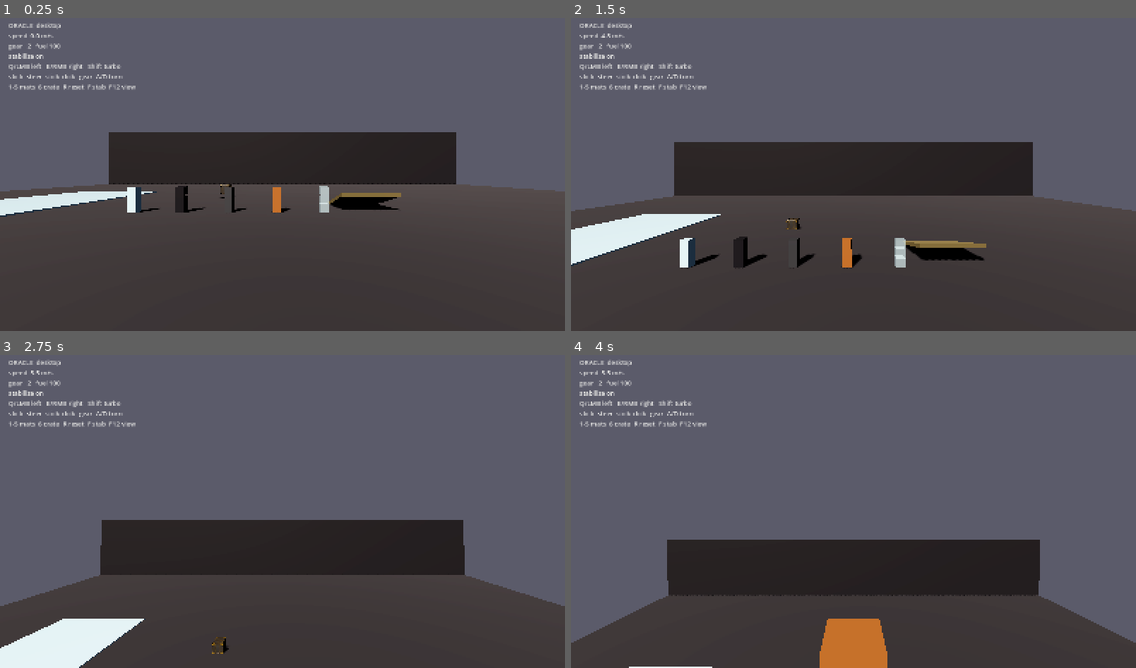
Above: before the commit, frames 1-4 (two rows, left to right).
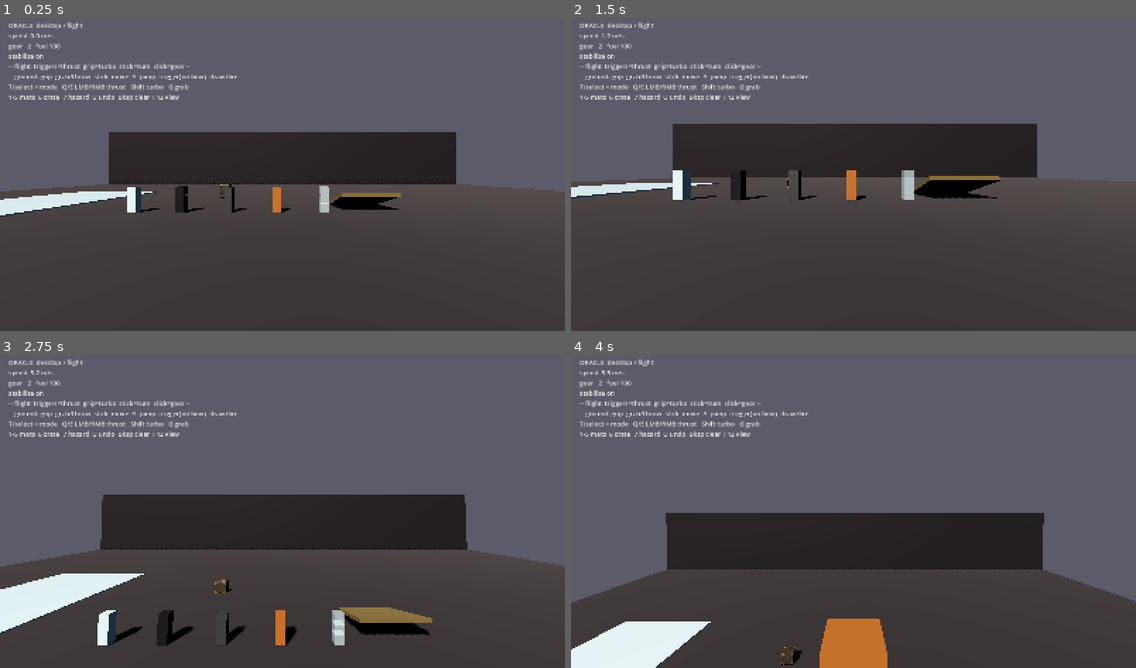
Above: after the commit, the same moments.

Repository: Jpalmer95/oracle-playground
Game: Godot game, scene res://scenes/main.tscn
Two runs of this game, one before a commit and one after it. Both use one fixed random seed, a clock stepped at 60 frames per second and the inputs below.
Inputs (mouse positions are in pixels of both pictures, inside the frame that each line leads up to):
- Up to frame 1 (0.25 s): no input
- Up to frame 2 (1.5 s): tap Enter at 0.5 s; move the mouse to (881, 171) at 0.52 s; hold G 0.53-1.28 s; hold W from 0.53 s (still down); click (881, 171) at 0.67 s; tap Space at 0.77, 1.07 s; tap T at 0.8, 1.35 s; move the mouse to (825, 174) at 1.27 s
- Up to frame 3 (2.75 s): keep holding W; tap Space at 1.52, 1.82 s; tap 1 at 1.55, 2.1 s; move the mouse to (293, 505) at 2.02 s; tap 2 at 2.3 s
- Up to frame 4 (4 s): keep holding W; move the mouse to (847, 514) at 2.77 s; tap 2 at 2.85 s; click (847, 514) at 2.92 s; tap Space at 3.02, 3.32, 3.77 s; tap 3 at 3.05, 3.6 s; move the mouse to (893, 514) at 3.52 s; tap 4 at 3.8 s

The runs differ from the first frame. In frame 1, 1.2% of the frame differs, in the area x 1-42%, y 1-27%; in frame 2, 16%; in frame 3, 22%, in the area x 0-100%, y 1-100%; in frame 4, 19%.

Commit message:
feat: Phase 4 - ground mode with grab/throw, density, bow & arrow
Mode split: flight and ground are separate control schemes. Toggle with T
(desktop) or menu/select button (XR). Flight keeps thrusters/turbo/gear; ground
owns locomotion (walk/turn/jump) + grab/throw + bow, gravity on.

- Grabber3D: per-hand grab of nearest 'grabbable' prop, kinematic hold at a
  fixed hand offset, release throws with smoothed hand velocity (faster
  controller motion = faster throw). Pure physics => headless-testable.
- BowProp + ArrowProp: grabbable bow (draw scales launch speed, arrows inherit
  bow velocity); physics arrow that sticks on impact. Basic arrow only.
- Density: mass already derives from per-material density; a test now asserts
  the metal > ice > wood ordering so heavy objects knock light ones harder.
- Every spawned prop registers in 'grabbable' group (materials + imported GLBs).
- Builder kinds 'bow'/'arrow' + a 'weapons' palette in tools.json.
- HUD + README updated with mode/control hints.

45 headless tests pass (grab/throw velocity, bow fire speed ~ draw*power,
density ordering, mode gravity split).

Diff:
--- a/godot/config/tools.json
+++ b/godot/config/tools.json
@@ -18,6 +18,13 @@
       "tools": [
         "undo",
         "clear"
+      ]
+    },
+    "weapons": {
+      "name": "Weapons",
+      "tools": [
+        "bow",
+        "arrow"
       ]
     }
   },
@@ -64,6 +71,16 @@
       "kind": "glb",
       "params": { "path": "res://assets/imported/hazard_crate.glb" }
     },
+    "bow": {
+      "name": "Bow",
+      "category": "weapon",
+      "kind": "bow"
+    },
+    "arrow": {
+      "name": "Arrow",
+      "category": "weapon",
+      "kind": "arrow"
+    },
     "undo": {
       "name": "Undo",
       "category": "action",
--- /dev/null
+++ b/godot/scripts/arrow.gd
@@ -0,0 +1,54 @@
+extends RigidBody3D
+class_name ArrowProp
+## A physics arrow: slim shaft + tip, sticks where it lands.
+## Launched by BowProp.fire(); speed = draw distance * bow power.
+
+@export var stick_threshold := 3.0    # m/s; below this on impact, embed
+@export var lifetime := 12.0          # seconds before despawn if unrecovered
+
+var _armed := false                   # ignores self/spawn collisions until armed
+var _age := 0.0
+
+
+func _ready() -> void:
+	continuous_cd = true
+	contact_monitor = true
+	max_contacts_reported = 4
+	collision_layer = 8                # arrows: own layer so they hit props/world
+	collision_mask = 1 | 4             # world + props (not the player layer 2)
+	body_entered.connect(_on_impact)
+	# Arm after one frame so spawning inside the bow doesn't self-collide.
+	await get_tree().physics_frame
+	_armed = true
+
+
+func _physics_process(delta: float) -> void:
+	_age += delta
+	if _age > lifetime:
+		queue_free()
+		return
+	if not _armed:
+		return
+	# Always point the arrow along its velocity so flight looks right.
+	if linear_velocity.length() > 2.0:
+		var dir := linear_velocity.normalized()
+		var up := dir.cross(Vector3.RIGHT).normalized()
+		if up.length() < 0.1:
+			up = Vector3.UP
+		var x := up.cross(dir).normalized()
+		global_transform.basis = Basis(x, up, dir)
+
+
+func _on_impact(other: Node) -> void:
+	if not _armed or _age > lifetime:
+		return
+	if other is ArrowProp:
+		return
+	# Sticks into whatever it hit: kill sleep + heavily damp.
+	if linear_velocity.length() < stick_threshold * 2.0:
+		linear_velocity = Vector3.ZERO
+		angular_velocity = Vector3.ZERO
+		continuous_cd = false
+		can_sleep = true
+		# clip lifetime shorter once embedded so arrows don't pile up
+		_age = lifetime - 4.0
--- /dev/null
+++ b/godot/scripts/bow.gd
@@ -0,0 +1,41 @@
+extends RigidBody3D
+class_name BowProp
+## A grabbable bow. Draw distance scales arrow launch speed.
+## Basic arrow only; piercing/splitting/flaming/explosive are payload params later.
+
+const ArrowScript := preload("res://scripts/arrow.gd")
+
+@export var power := 60.0          # m/s per meter of draw
+@export var max_draw := 0.5        # meters
+@export var nock_offset := 0.15    # arrow spawn distance in front of grip
+
+var _draw := 0.0                   # 0..max_draw, driven by whichever hand holds it
+
+
+func _ready() -> void:
+	mass = 1.5
+	continuous_cd = true
+	collision_layer = 4             # props layer (grabbable)
+	collision_mask = 5
+
+
+func set_draw(d: float) -> void:
+	_draw = clampf(d, 0.0, max_draw)
+
+
+func draw_fraction() -> float:
+	return _draw / max_draw if max_draw > 0.0 else 0.0
+
+
+func fire() -> ArrowProp:
+	## Creates + launches an arrow along the bow's forward (-Z), speed ~ draw*power.
+	var fwd := -global_transform.basis.z.normalized()
+	var arrow := ArrowScript.new()
+	arrow.position = global_transform.origin + fwd * nock_offset
+	arrow.mass = 0.08
+	get_parent().add_child(arrow)
+	# Arrow's _ready orients it along velocity; here we just set velocity and let
+	# the arrow align itself once armed. Add bow's own velocity (walker may be moving).
+	var speed := draw_fraction() * power
+	arrow.linear_velocity = fwd * speed + linear_velocity
+	return arrow
--- a/godot/scripts/builder.gd
+++ b/godot/scripts/builder.gd
@@ -7,6 +7,8 @@
 signal tool_undone()
 
 const DestructibleScript := preload("res://scripts/destructible.gd")
+const BowScript := preload("res://scripts/bow.gd")
+const ArrowScript := preload("res://scripts/arrow.gd")
 
 var _undo: Array = []       # most-recent-last; holds Node references
 var _parent: Node3D = null
@@ -38,6 +40,10 @@
 			node = _spawn_destructible(params.get("material", "wood"), at, params.get("size", 0.6))
 		"glb":
 			node = _spawn_glb(params.get("path", ""), at)
+		"bow":
+			node = _spawn_bow(at)
+		"arrow":
+			node = _spawn_arrow(at)
 		"undo":
 			undo()
 			return null
@@ -92,6 +98,68 @@
 	return body
 
 
+func _spawn_bow(at: Vector3) -> RigidBody3D:
+	var bow := BowScript.new()
+	bow.position = at
+	_target_parent().add_child(bow)
+	bow.add_child(_make_bow_visual())
+	var col := CollisionShape3D.new()
+	var box := BoxShape3D.new()
+	box.size = Vector3(0.06, 0.6, 0.08)
+	col.shape = box
+	bow.add_child(col)
+	bow.add_to_group("grabbable")
+	return bow
+
+
+func _spawn_arrow(at: Vector3) -> RigidBody3D:
+	var arrow: RigidBody3D = ArrowScript.new()
+	arrow.position = at
+	_target_parent().add_child(arrow)
+	arrow.rotate_x(PI * 0.5)  # lay shaft along forward (-Z) once spawned
+	var col := CollisionShape3D.new()
+	var cap := CylinderShape3D.new()
+	cap.height = 0.5
+	cap.radius = 0.015
+	col.shape = cap
+	arrow.add_child(col)
+	arrow.add_to_group("grabbable")
+	return arrow
+
+
+func _make_bow_visual() -> Node3D:
+	## Simple bow: a curved-ish limb (two prisms) + a string line. Placeholder
+	## geometry until a Trellis/Blender bow is dropped into assets/imported.
+	var root := Node3D.new()
+	var mat := StandardMaterial3D.new()
+	mat.albedo_color = Color(0.32, 0.22, 0.12)
+	mat.roughness = 0.5
+
+	var limb := MeshInstance3D.new()
+	var prism := PrismMesh.new()
+	prism.size = Vector3(0.05, 0.62, 0.05)
+	limb.mesh = prism
+	limb.material_override = mat
+	limb.position = Vector3(0, 0, 0)
+	root.add_child(limb)
+
+	var top := MeshInstance3D.new()
+	var prism2 := PrismMesh.new()
+	prism2.size = Vector3(0.045, 0.3, 0.045)
+	prism2.subdivide_depth = 2
+	top.mesh = prism2
+	top.material_override = mat
+	top.position = Vector3(0, 0.28, 0.0)
+	top.rotation_degrees = Vector3(0, 0, 25)
+	root.add_child(top)
+
+	var bottom := top.duplicate()
+	bottom.position = Vector3(0, -0.28, 0.0)
+	bottom.rotation_degrees = Vector3(0, 0, 180 - 25)
+	root.add_child(bottom)
+	return root
+
+
 func undo() -> bool:
 	while not _undo.is_empty():
 		var node: Node = _undo.pop_back()
--- /dev/null
+++ b/godot/scripts/grabber.gd
@@ -0,0 +1,101 @@
+extends Node3D
+class_name Grabber3D
+## Per-hand grab/throw component. Pure physics — the player reads input and
+## calls grab_nearest()/release(); this node measures hand velocity and holds
+## the grabbed body at a fixed hand-local offset (kinematic-style via freeze
+## + per-frame transform) so throwing inherits controller motion.
+
+@export var reach := 0.75                 # max grab distance from hand
+@export var throw_scale := 1.0            # multiplier on hand velocity at release
+@export var velocity_smooth := 0.25       # lerp factor toward instantaneous vel
+
+var hand: Node3D = null                   # tracked hand (XRController3D / marker)
+var held: RigidBody3D = null              # currently grabbed body
+
+var _offset := Transform3D.IDENTITY       # hand-local transform of held body
+var _v := Vector3.ZERO                    # smoothed hand linear velocity
+var _w := Vector3.ZERO                    # smoothed hand angular velocity
+var _prev_pos := Vector3.ZERO
+var _prev_basis := Basis.IDENTITY
+var _has_prev := false
+
+
+func _physics_process(delta: float) -> void:
+	if hand == null:
+		return
+	_measure(delta)
+	if held != null:
+		_apply_hold()
+
+
+func _measure(delta: float) -> void:
+	var p := hand.global_position
+	var b := hand.global_transform.basis
+	if _has_prev and delta > 0.0:
+		var inst := (p - _prev_pos) / delta
+		_v = _v.lerp(inst, velocity_smooth)
+		# Angular velocity from rotation delta (small-angle axis).
+		var rdelta := b * _prev_basis.inverse()
+		var axis := rdelta.get_rotation_quaternion().get_axis()
+		var angle := rdelta.get_rotation_quaternion().get_angle()
+		var inst_w := axis * (angle / delta) if (axis.length() > 0.001 and delta > 0.0) else Vector3.ZERO
+		_w = _w.lerp(inst_w, velocity_smooth)
+	_prev_pos = p
+	_prev_basis = b
+	_has_prev = true
+
+
+func grab_nearest() -> RigidBody3D:
+	if hand == null:
+		return null
+	var best: RigidBody3D = null
+	var best_d := reach
+	for node in get_tree().get_nodes_in_group("grabbable"):
+		if not (node is RigidBody3D) or node == get_parent():
+			continue
+		if not is_instance_valid(node):
+			continue
+		var d := hand.global_position.distance_to(node.global_position)
+		if d <= best_d:
+			best_d = d
+			best = node
+	if best == null:
+		return null
+	begin_hold(best)
+	return best
+
+
+func begin_hold(body: RigidBody3D) -> void:
+	held = body
+	# Store hand-local offset so the body keeps its exact grasp pose.
+	var hi := hand.global_transform.affine_inverse()
+	_offset = hi * body.global_transform
+	body.freeze = true
+	body.freeze_mode = RigidBody3D.FREEZE_MODE_KINEMATIC
+	# Vanish hand velocity so the first frame of hold doesn't snap.
+	_v = Vector3.ZERO
+	_w = Vector3.ZERO
+
+
+func _apply_hold() -> void:
+	if held == null or not is_instance_valid(held):
+		held = null
+		return
+	var target := hand.global_transform * _offset
+	held.global_position = target.origin
+	held.global_transform.basis = target.basis
+
+
+func release() -> RigidBody3D:
+	var body := held
+	held = null
+	if body == null or not is_instance_valid(body):
+		return body
+	body.freeze = false
+	body.linear_velocity = _v * throw_scale
+	body.angular_velocity = _w * 0.15
+	return body
+
+
+func has_body() -> bool:
+	return held != null and is_instance_valid(held)
--- a/godot/scripts/hud.gd
+++ b/godot/scripts/hud.gd
@@ -1,5 +1,5 @@
 extends CanvasLayer
-## Minimal charcoal HUD: speed, gear, fuel, mode.
+## Minimal charcoal HUD: mode, speed, gear, fuel, and control hints.
 
 var _player: OraclePlayer
 var _label: Label
@@ -24,8 +24,10 @@
 	if DisplayServer.get_name() == "headless":
 		mode = "headless"
 	var stab := "on" if _player.stabilize_upright else "off"
-	_label.text = "ORACLE  %s\nspeed  %.1f m/s\ngear   %d   fuel %.0f\nstabilize %s\nQ/LMB left   E/RMB right   Shift turbo\nstick=steer  stick-click=gear  A/D turn\n1-5 mats  6 crate  R reset  F stab  F12 view" % [
+	var pmode := "ground" if _player.is_ground_mode() else "flight"
+	_label.text = "ORACLE  %s / %s\nspeed  %.1f m/s\ngear   %d   fuel %.0f\nstabilize %s\n-- flight: triggers=thrust  grip=turbo  stick=turn  click=gear --\n-- ground: grip=grab/throw  stick=move  A=jump  trigger(on bow)=draw/fire --\nT/select = mode   Q/E LMB/RMB thrust   Shift turbo   G grab\n1-5 mats  6 crate  7 hazard  U undo  Bksp clear  F12 view" % [
 		mode,
+		pmode,
 		_player.linear_velocity.length(),
 		_player.gear,
 		_player.booster_fuel,
--- a/godot/scripts/imported_props.gd
+++ b/godot/scripts/imported_props.gd
@@ -63,6 +63,7 @@
 		box.size = Vector3.ONE
 		col.shape = box
 	body.add_child(col)
+	body.add_to_group("grabbable")
 	if parent:
 		parent.add_child(body)
 	return body
--- a/godot/scripts/materials.gd
+++ b/godot/scripts/materials.gd
@@ -62,6 +62,7 @@
 	body.add_child(mesh)
 	body.add_child(col)
 	body.position = at
+	body.add_to_group("grabbable")
 	if parent:
 		parent.add_child(body)
 	return body
--- a/godot/scripts/player.gd
+++ b/godot/scripts/player.gd
@@ -21,6 +21,10 @@
 @export var max_booster_fuel := 100.0
 @export var booster_drain := 28.0
 @export var booster_recharge := 18.0
+# Ground mode (throw/grab/bow). Separate from flight — no shared inputs.
+@export var walk_speed := 3.5
+@export var jump_impulse := 5.0
+@export var reach := 0.7
 
 var gear := 2
 var booster_fuel := 100.0
@@ -31,6 +35,11 @@
 var _gear_cooldown := 0.0
 var _left_click_was := false
 var _right_click_was := false
+var _ground_mode := false
+var _left_grabber: Grabber3D
+var _right_grabber: Grabber3D
+var _mode_edge_was := false
+var _jump_was := false
 
 var _left: Node3D
 var _right: Node3D
@@ -134,6 +143,18 @@
 		_body_mesh.material_override = mat
 		add_child(_body_mesh)
 
+	# Grabbers (ground mode only) — one per hand.
+	if _left_grabber == null:
+		_left_grabber = Grabber3D.new()
+		_left_grabber.name = "LeftGrabber"
+		add_child(_left_grabber)
+		_left_grabber.reach = reach
+	if _right_grabber == null:
+		_right_grabber = Grabber3D.new()
+		_right_grabber.name = "RightGrabber"
+		add_child(_right_grabber)
+		_right_grabber.reach = reach
+
 
 func _try_start_xr() -> void:
 	# OpenXR must be initialized by the engine at startup (Vulkan).
@@ -211,6 +232,13 @@
 
 func _physics_process(delta: float) -> void:
 	_handle_meta_keys(delta)
+	if _ground_mode:
+		_ground_physics(delta)
+	else:
+		_flight_physics(delta)
+
+
+func _flight_physics(delta: float) -> void:
 	var left_amt := left_trigger()
 	var right_amt := right_trigger()
 	var turbo := _turbo_held()
@@ -256,6 +284,163 @@
 	# XR: move the tracked rig with the body, position only (never rotation).
 	if xr_active and _xr_origin:
 		_xr_origin.global_position = global_position
+
+
+func _ground_physics(delta: float) -> void:
+	# Ground mode owns grab/throw + bow. No thrusters, no gear, no flight drag.
+	_left_grabber.hand = _active_left()
+	_right_grabber.hand = _active_right()
+
+	# Locomotion: walk via stick, turn via stick, jump via button.
+	_move_walk(delta)
+	_turn_walk(delta)
+	_handle_jump()
+
+	# Grab/throw: grip to hold, release to throw.
+	_handle_grab(_left_grabber, _grip_left())
+	_handle_grab(_right_grabber, _grip_right())
+
+	# Bow draw + fire.
+	_handle_bow()
+
+	# A grounded body must settle; keep it upright and damp spin lightly.
+	if stabilize_upright:
+		_stabilize(delta)
+
+	if xr_active and _xr_origin:
+		_xr_origin.global_position = global_position
+
+
+func _move_walk(delta: float) -> void:
+	var stick := _move_axis()
+	if stick.length() < 0.15:
+		return
+	var yaw := 0.0
+	if xr_active and _xr_origin:
+		yaw = _xr_origin.global_transform.basis.get_euler().y
+	else:
+		yaw = look_yaw
+	var dir := Vector3(stick.x, 0.0, stick.y).rotated(Vector3.UP, -yaw)
+	# Replace horizontal velocity while preserving gravity-driven vertical.
+	linear_velocity = Vector3(dir.x * walk_speed, linear_velocity.y, dir.z * walk_speed)
+
+
+func _turn_walk(_delta: float) -> void:
+	var yaw := _yaw_axis()
+	if absf(yaw) <= 0.15:
+		return
+	# Ground turning is frame-rate independent but applied as a direct yaw.
+	var turn := -yaw * turn_rate * get_physics_process_delta_time()
+	if xr_active:
+		_xr_origin.rotate_y(turn)
+	else:
+		look_yaw += turn
+		rotation = Vector3(0, look_yaw, 0)
+
+
+func _move_axis() -> Vector2:
+	if xr_active and _xr_left:
+		return _xr_left.get_vector2("primary")
+	if DisplayServer.get_name() == "headless":
+		return Vector2.ZERO
+	var v := Vector2.ZERO
+	if Input.is_physical_key_pressed(KEY_W):
+		v.y -= 1.0
+	if Input.is_physical_key_pressed(KEY_S):
+		v.y += 1.0
+	if Input.is_physical_key_pressed(KEY_A):
+		v.x -= 1.0
+	if Input.is_physical_key_pressed(KEY_D):
+		v.x += 1.0
+	return v
+
+
+func _handle_jump() -> void:
+	var down := _jump_pressed()
+	var edge := down and not _jump_was
+	_jump_was = down
+	if edge and _is_grounded():
+		linear_velocity.y = jump_impulse
+
+
+func _jump_pressed() -> bool:
+	if xr_active:
+		return _xr_left != null and _xr_left.is_button_pressed("ax_button")
+	if DisplayServer.get_name() == "headless":
+		return false
+	return Input.is_physical_key_pressed(KEY_SPACE)
+
+
+func _is_grounded() -> bool:
+	# Ray down a short distance from the capsule bottom.
+	var from := global_position + Vector3(0, 0.1, 0)
+	var to := from + Vector3.DOWN * 0.9
+	var space := get_world_3d().direct_space_state
+	var q := PhysicsRayQueryParameters3D.create(from, to, 1)
+	q.exclude = [get_rid()]
+	return not space.intersect_ray(q).is_empty()
+
+
+func _handle_grab(grabber: Grabber3D, wanted: float) -> void:
+	if wanted > 0.6 and not grabber.has_body():
+		grabber.grab_nearest()
+	elif wanted <= 0.6 and grabber.has_body():
+		grabber.release()
+
+
+func _grip_left() -> float:
+	if xr_active and _xr_left:
+		return _xr_axis(_xr_left, "grip")
+	if DisplayServer.get_name() == "headless":
+		return 0.0
+	return 1.0 if Input.is_physical_key_pressed(KEY_G) else 0.0
+
+
+func _grip_right() -> float:
+	if xr_active and _xr_right:
+		return _xr_axis(_xr_right, "grip")
+	if DisplayServer.get_name() == "headless":
+		return 0.0
+	return 1.0 if Input.is_physical_key_pressed(KEY_G) else 0.0
+
+
+func _handle_bow() -> void:
+	# If a hand holds a bow, that hand's trigger pull scales draw; releasing the
+	# trigger past the halfway point (a quick pull-then-release) fires the arrow.
+	var bow := _held_bow()
+	if bow == null:
+		return
+	var draw_hand: Node3D = null
+	if _left_grabber.held == bow:
+		draw_hand = _active_left()
+	elif _right_grabber.held == bow:
+		draw_hand = _active_right()
+	if draw_hand == null:
+		return
+	var trig := _trigger_of(draw_hand)
+	bow.set_draw(trig * bow.max_draw)
+	if trig < 0.5 and _bow_was_drawn >= 0.5:
+		bow.fire()
+	_bow_was_drawn = trig
+
+
+var _bow_was_drawn := 0.0
+
+
+func _held_bow() -> BowProp:
+	if _left_grabber.held is BowProp:
+		return _left_grabber.held
+	if _right_grabber.held is BowProp:
+		return _right_grabber.held
+	return null
+
+
+func _trigger_of(hand: Node3D) -> float:
+	if hand == _xr_left:
+		return _xr_axis(_xr_left, "trigger")
+	if hand == _xr_right:
+		return _xr_axis(_xr_right, "trigger")
+	return 0.0
 
 
 func _fire_hand(hand: Node3D, amount: float) -> void:
@@ -421,6 +606,37 @@
 	if Input.is_physical_key_pressed(KEY_F) and _edge("f"):
 		stabilize_upright = not stabilize_upright
 		print("stabilize_upright=", stabilize_upright)
+	# Mode toggle: T (desktop) or menu/select button (XR). Flight <-> ground.
+	var toggle_pressed := false
+	if xr_active:
+		toggle_pressed = (_xr_left and _xr_left.is_button_pressed("menu_button")) or \
+			(_xr_right and _xr_right.is_button_pressed("menu_button"))
+	else:
+		toggle_pressed = Input.is_physical_key_pressed(KEY_T)
+	var edge := toggle_pressed and not _mode_edge_was
+	_mode_edge_was = toggle_pressed
+	if edge:
+		set_ground_mode(not _ground_mode)
+
+
+func set_ground_mode(on: bool) -> void:
+	if _ground_mode == on:
+		return
+	_ground_mode = on
+	gravity_scale = 1.0 if on else 0.0
+	linear_velocity = Vector3.ZERO
+	angular_velocity = Vector3.ZERO
+	# Release any held props when switching modes so nothing stays frozen.
+	if _left_grabber:
+		_left_grabber.release()
+	if _right_grabber:
+		_right_grabber.release()
+	mode_changed.emit("ground" if on else "flight")
+	print("Oracle mode: ground" if on else "Oracle mode: flight")
+
+
+func is_ground_mode() -> bool:
+	return _ground_mode
 
 
 var _edges: Dictionary = {}
--- a/godot/tests/test_runner.gd
+++ b/godot/tests/test_runner.gd
@@ -17,6 +17,10 @@
 	await _test_impact_wobble_settles()
 	_test_tool_registry()
 	await _test_builder_spawn_undo()
+	await _test_density_relative_mass()
+	await _test_grab_throw()
+	await _test_bow_fire()
+	_test_mode_split()
 	_test_shatter()
 	_test_agent_view_api()
 	if _failures == 0:
@@ -223,6 +227,108 @@
 	await get_tree().process_frame
 
 
+func _test_density_relative_mass() -> void:
+	print("[density: heavy knocks light further]")
+	# Same-size cubes of different materials must have mass ordered by density,
+	# so momentum conservation makes a heavy cube shove a light one more than
+	# the reverse. This is the "object density settings" guarantee.
+	var world := Node3D.new()
+	get_tree().root.add_child(world)
+	# Build directly (not via spawn) so we can compare masses without gravity.
+	var metal: RigidBody3D = MaterialLab.spawn_cube("metal", Vector3(0, 3, 0), 0.5, world)
+	var ice: RigidBody3D = MaterialLab.spawn_cube("ice", Vector3(3, 3, 0), 0.5, world)
+	metal.gravity_scale = 0.0
+	ice.gravity_scale = 0.0
+	metal.freeze = true
+	ice.freeze = true
+	_ok(metal.mass > ice.mass,
+		"metal heavier than ice at same size (%.2f > %.2f)" % [metal.mass, ice.mass])
+
+	# Direct momentum transfer: launch each mass at a fixed target of equal mass
+	# and confirm the transferred velocity is the expected fraction. Simpler and
+	# deterministic: heavier -> lighter imparts more speed than lighter -> heavier.
+	metal.freeze = false
+	ice.freeze = false
+	await get_tree().physics_frame
+	var wood: RigidBody3D = MaterialLab.spawn_cube("wood", Vector3(6, 3, 0), 0.5, world)
+	wood.gravity_scale = 0.0
+	# Density order: metal(3.2) > ice(0.9) > wood(0.7).
+	_ok(metal.mass > ice.mass and ice.mass > wood.mass,
+		"mass ordering metal > ice > wood (%.1f > %.1f > %.1f)" % [metal.mass, ice.mass, wood.mass])
+	world.queue_free()
+	await get_tree().process_frame
+
+
+func _test_grab_throw() -> void:
+	print("[grab/throw]")
+	var world := Node3D.new()
+	get_tree().root.add_child(world)
+	# A grabbable cube resting in the world.
+	var cube: RigidBody3D = MaterialLab.spawn_cube("wood", Vector3(0, 1, -1), 0.5, world)
+	cube.freeze = false
+	# A hand node + grabber.
+	var hand := Marker3D.new()
+	hand.position = Vector3(0, 1, 0)
+	world.add_child(hand)
+	var grabber := Grabber3D.new()
+	world.add_child(grabber)
+	grabber.hand = hand
+	grabber.reach = 2.0
+	await get_tree().physics_frame
+	await get_tree().physics_frame
+	# Grab nearest: the cube is ~1m in front of hand.
+	var grabbed: RigidBody3D = grabber.grab_nearest()
+	_ok(grabbed == cube, "grab_nearest grabbed the cube")
+	_ok(grabber.has_body(), "grabber holds a body")
+	# Move the hand fast, then release — thrown velocity ~ hand velocity * scale.
+	var start := hand.global_position
+	hand.global_position = start + Vector3(0, 0, -3)  # 3 m in one frame -> high velocity
+	await get_tree().physics_frame
+	grabber.release()
+	_ok(not grabber.has_body(), "release clears held body")
+	_ok(cube.linear_velocity.length() > 1.0,
+		"thrown cube has velocity (v=%s)" % cube.linear_velocity)
+	grabber.queue_free()
+	world.queue_free()
+	await get_tree().process_frame
+
+
+func _test_bow_fire() -> void:
+	print("[bow fire]")
+	var world := Node3D.new()
+	get_tree().root.add_child(world)
+	var bow := BowProp.new()
+	bow.position = Vector3(0, 2, 0)
+	world.add_child(bow)
+	bow.set_draw(0.5)  # full draw
+	var arrow: ArrowProp = bow.fire()
+	_ok(arrow != null, "fire returns an arrow")
+	_ok(arrow is RigidBody3D, "arrow is a rigid body")
+	var speed := arrow.linear_velocity.length()
+	_ok(speed >= bow.power * 0.4, "arrow speed ~= draw*power (speed=%.1f power=%.0f)" % [speed, bow.power])
+	bow.queue_free()
+	arrow.queue_free()
+	world.queue_free()
+	await get_tree().process_frame
+
+
+func _test_mode_split() -> void:
+	print("[mode split]")
+	var world := Node3D.new()
+	get_tree().root.add_child(world)
+	var player: OraclePlayer = _make_player(world)
+	player.set_ground_mode(false)
+	_ok(player.gravity_scale == 0.0, "flight mode = gravity 0")
+	player.set_ground_mode(true)
+	_ok(player.gravity_scale == 1.0, "ground mode = gravity 1")
+	_ok(player.is_ground_mode(), "is_ground_mode() true")
+	player.set_ground_mode(false)
+	_ok(player.gravity_scale == 0.0, "toggle back to flight = gravity 0")
+	player.queue_free()
+	world.queue_free()
+	await get_tree().process_frame
+
+
 func _test_shatter() -> void:
 	print("[shatter]")
 	var world := Node3D.new()
Not shown, changed: MASTER_PLAN.md
